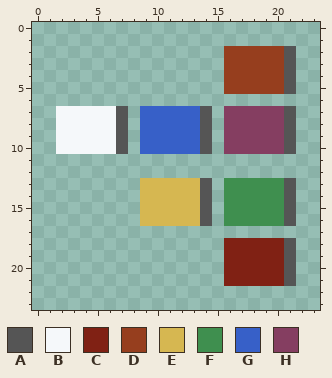
Edited in one commit: pixel-art file (assets/icons/angelus2010/OverlayToolbar/ang-cat-ov.aseprite). The picture above was drawn from the file before the commit.
24x24 pixels, 1 frame.
Palette (. is transparent): A #555555  B #f5f8fa  C #802114  D #963e1e  E #d6b751  F #3f8f4f  G #3760c8  H #853e61
Pixels before, first column x 2:
 2 ..............DDDDDA
 3 ..............DDDDDA
 4 ..............DDDDDA
 5 ..............DDDDDA
 6 ....................
 7 BBBBBA.GGGGGA.HHHHHA
 8 BBBBBA.GGGGGA.HHHHHA
 9 BBBBBA.GGGGGA.HHHHHA
10 BBBBBA.GGGGGA.HHHHHA
11 ....................
12 ....................
13 .......EEEEEA.FFFFFA
14 .......EEEEEA.FFFFFA
15 .......EEEEEA.FFFFFA
16 .......EEEEEA.FFFFFA
17 ....................
18 ..............CCCCCA
19 ..............CCCCCA
20 ..............CCCCCA
21 ..............CCCCCA
After the commit:
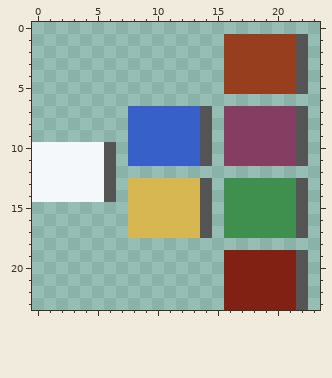
The edit:
The author put colour A in rows 1 to 5 at x 22; in rows 7 to 10 at x 22; in row 11 at x 6, 14 and 22; in row 12 at x 6; in rows 13 to 14 at x 6 and 22; in rows 15 to 16 at x 22.
The author put colour A in row 17 at x 14 and 22; in rows 19 to 23 at x 22.
Colour B becomes colour A in row 10 at x 6.
The author put colour B in row 10 at x 0 to 1; in rows 11 to 14 at x 0 to 5.
The author put colour C in rows 22 to 23 at x 16 to 21.
Colour A becomes colour C in rows 19 to 21 at x 21.
The author put colour D in row 1 at x 16 to 21.
Colour A becomes colour D in rows 2 to 5 at x 21.
The author put colour E in rows 13 to 16 at x 8; in row 17 at x 8 to 13.
The author put colour F in row 17 at x 16 to 21.
Colour A becomes colour F in rows 13 to 16 at x 21.
The author put colour G in rows 7 to 10 at x 8; in row 11 at x 8 to 13.
The author put colour H in row 11 at x 16 to 21.
Colour A becomes colour H in rows 7 to 10 at x 21.
Colour A is gone in rows 7 to 10 at x 7; in row 18 at x 21.
Colour B is gone in rows 7 to 9 at x 2 to 6.
Colour C is gone in row 18 at x 16 to 20.
Where, in picture pixels (left, top, right, bottom), the same in both pictures:
changed: (32, 34, 308, 310)
